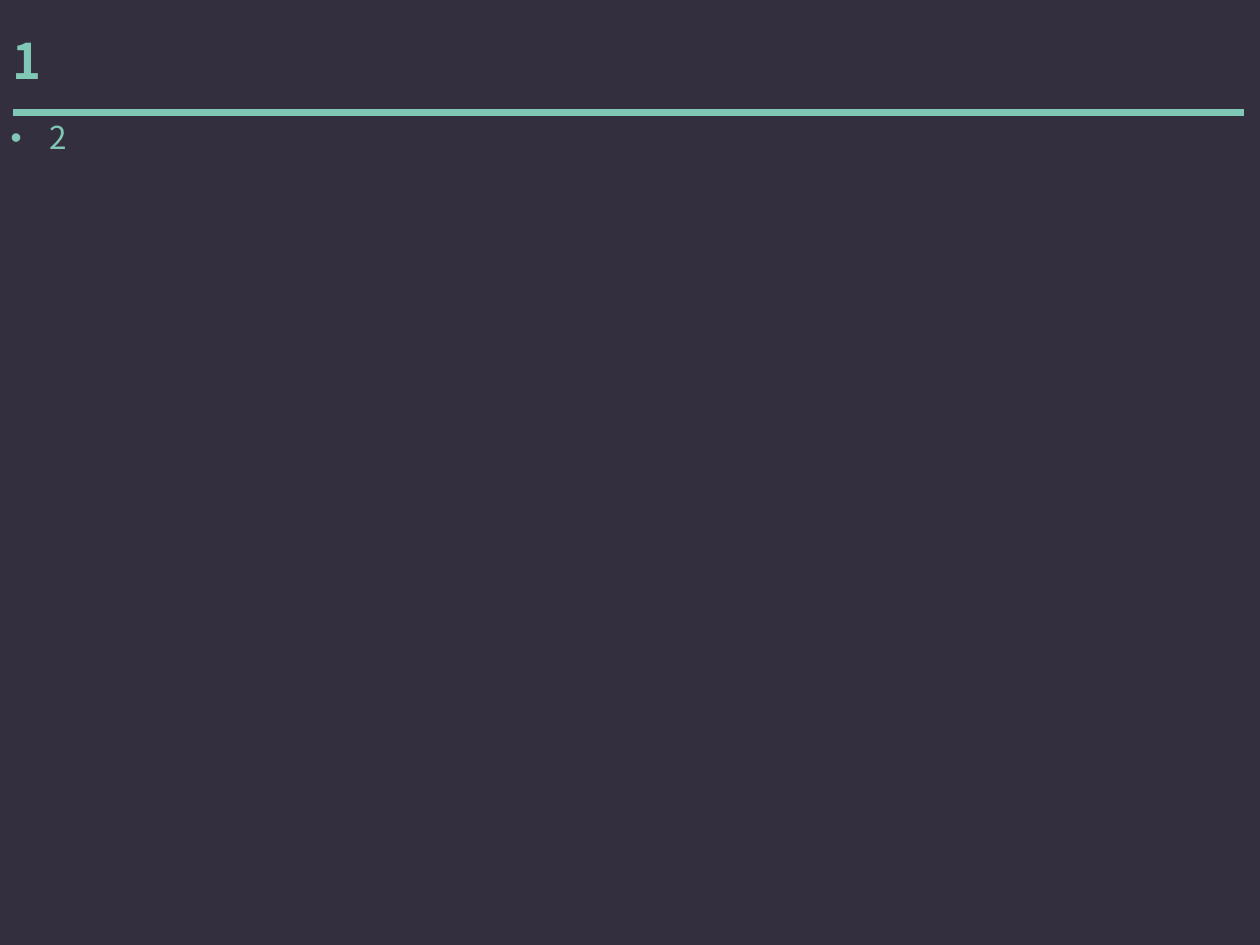
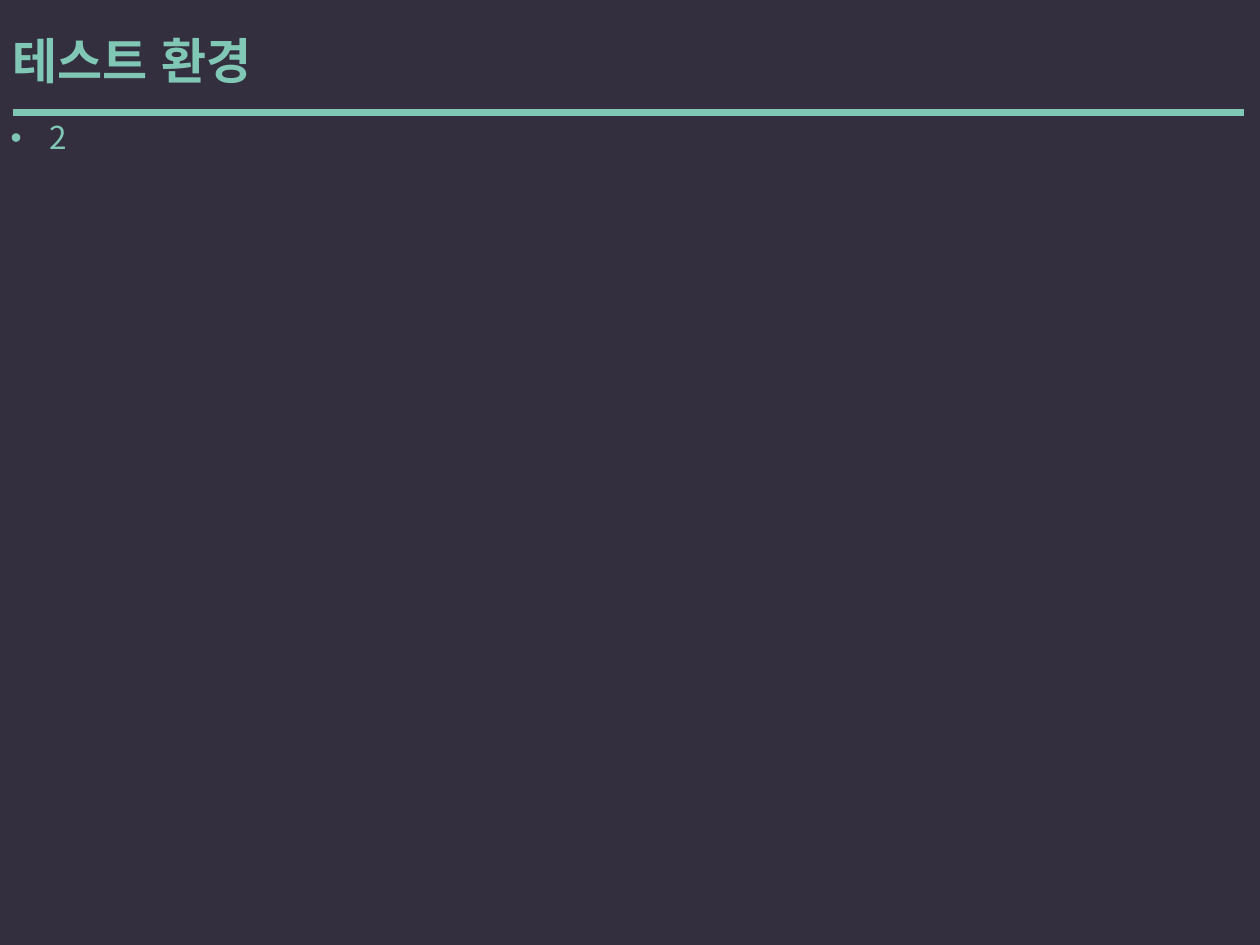
Before and after one commit to yysstory/mozzi, a slide deck: slide 83 of DOCS/1.pptx (slide 88 before the commit). Drawn at 1260x945 pixels with LibreOffice and Linux fonts; fonts in the diff are those of the drawing. Boxes give left, top, right and bottom in pixels: in the first picture for what was removed or moved away, otherwise in the second. Text is boxed around its words. In the diff, an @@ line names an element or a change of style, - is before the commit and + after.

```diff
--- a/DOCS/1.pptx
+++ b/DOCS/1.pptx
@@ text at [12,37,251,84]: text changed @@
-1
+테스트 환경
```
Also in this commit, not shown: 6 other slides changed, 3 other files.
